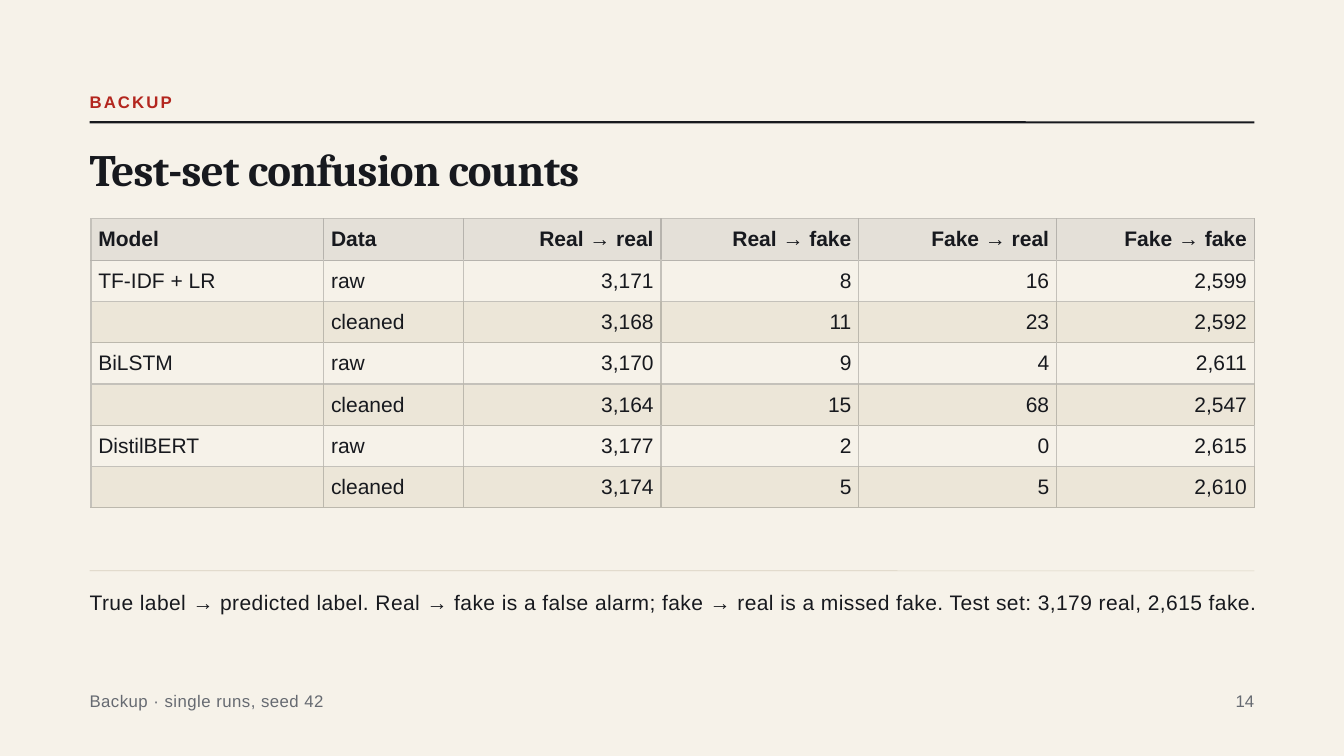
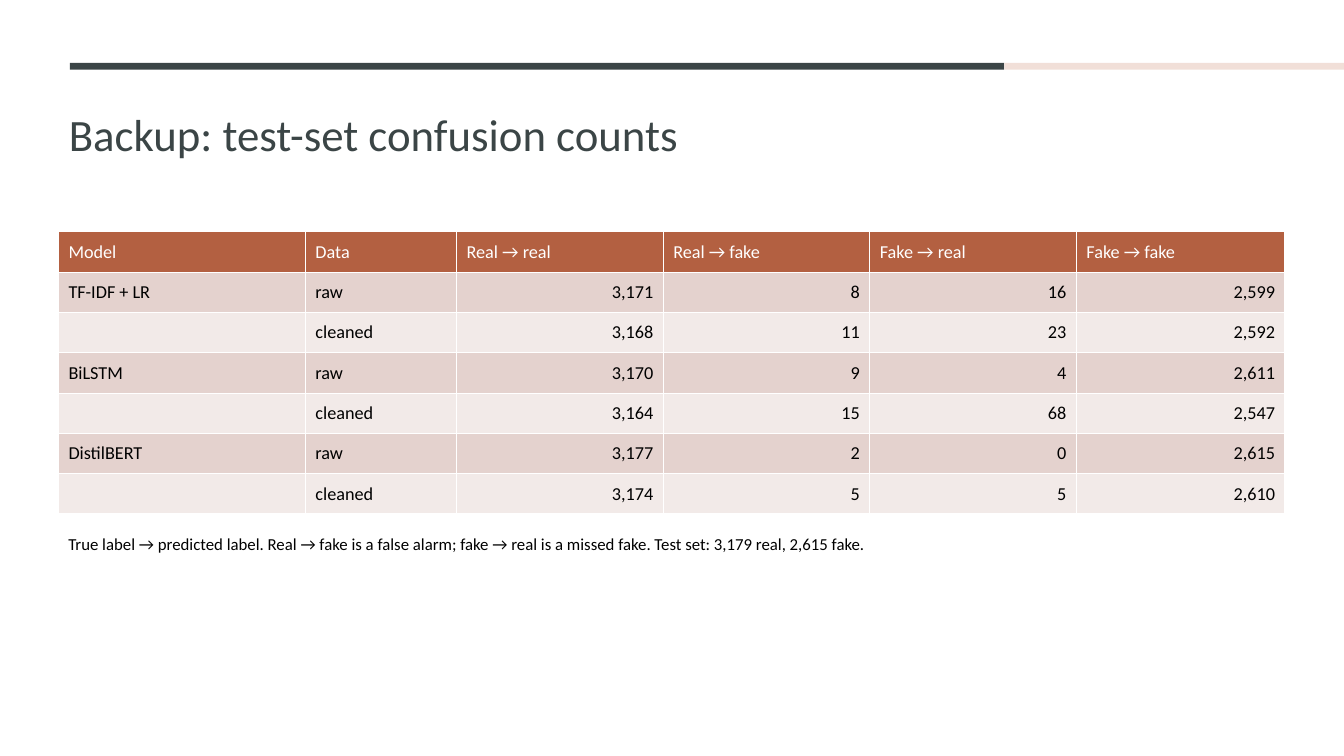
Before and after one commit to Abrafar/cs412-fake-news-detectio, a slide deck: slide 14 of presentation/CS412_Final_Presentation_Faruki.pptx. Drawn at 1344x756 pixels with LibreOffice and Linux fonts; fonts in the diff are those of the drawing. Boxes give left, top, right and bottom in pixels: in the first picture for what was removed or moved away, otherwise in the second. Text is boxed around its words. In the diff, an @@ line names an element or a change of style, - is before the commit and + after.

```diff
--- a/presentation/CS412_Final_Presentation_Faruki.pptx
+++ b/presentation/CS412_Final_Presentation_Faruki.pptx
@@ background #F6F2E9 to #FFFFFF @@
@@ rectangle added at bbox=[70, 63, 1004, 70], fill #3B4546 @@
@@ rectangle added at bbox=[1004, 63, 1344, 70], fill #F1DFD8 @@
@@ text removed at bbox=[90, 96, 172, 108] @@
-BACKUP
@@ title at bbox=[69, 120, 677, 159]: text changed; font Cambria to Calibri; text colour #17191E to #3B4546; bold off @@
-Test-set confusion counts
+Backup: test-set confusion counts
@@ line removed from (90, 122) to (1254, 122) @@
@@ table at bbox=[58, 232, 1286, 514] @@
@@ fill #E4E0D8 to #B36041 in row 1 @@
@@ fill none to #E5D2CF in 18 cells @@
@@ fill #ECE6D8 to #F2EAE9 in 18 cells @@
@@ size 15 to 13 pt, font Arial to Calibri @@
@@ text colour #17191E to #FFFFFF, bold off in "Model", "Data", "Real → real", "Real → fake" and 2 more places @@
@@ text colour #17191E to #000000 in "TF-IDF + LR", "raw", "3,171", "8" and 29 more places @@
@@ line spacing 18pt to 1 @@
@@ alignment right to left @@
@@ borders changed @@
@@ table: place and size @@
-table at bbox=[91, 219, 1254, 508]
+table at bbox=[58, 232, 1286, 514]
@@ text "True label → predicted label. ...": place and size @@
-text "True label → predicted label. ..." at bbox=[90, 594, 1256, 614]
+text "True label → predicted label. ..." at bbox=[68, 538, 864, 553]
@@ text "True label → predicted label. ..." at bbox=[68, 538, 864, 553]: size 15 to 12 pt, font Arial to Calibri, text colour #17191E to #000000, letter spacing 0.3 to 0 pt; line spacing 21pt to 1 @@
@@ line removed from (90, 571) to (1254, 571) @@
@@ text removed at bbox=[90, 695, 323, 711] @@
-Backup · single runs, seed 42
@@ text removed at bbox=[1236, 695, 1255, 707] @@
-14
```
Also in this commit, not shown: 14 other slides changed, 1 other file.
